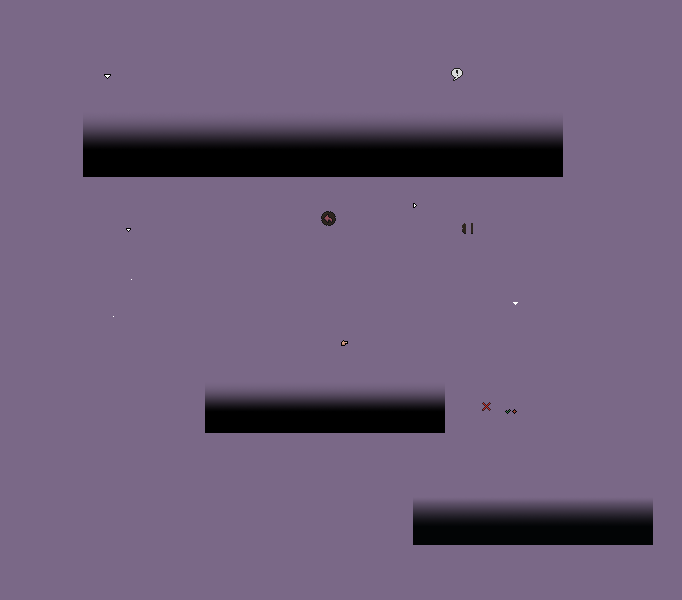
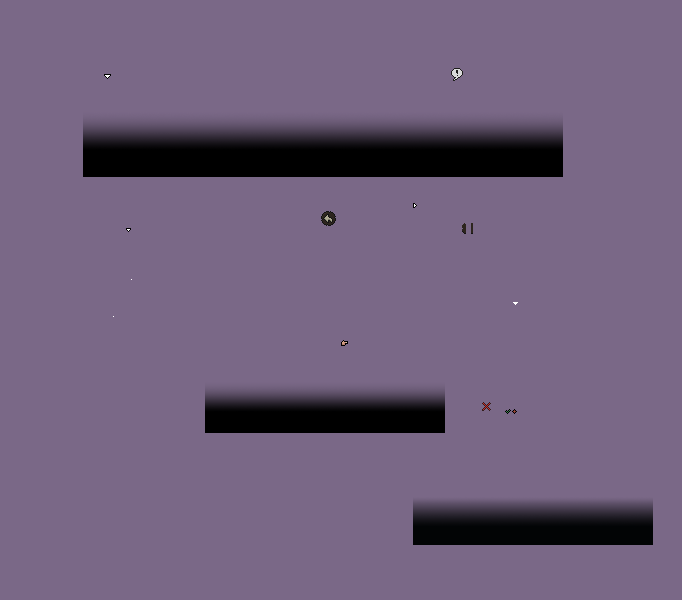
Revision of a layered w=682, h=600 image; what changed, layer by layer:
renamed "BackButtonHot.png" to "BackButton.png", moved it above "BackButtonHot.png" over [324, 215, 332, 222]
